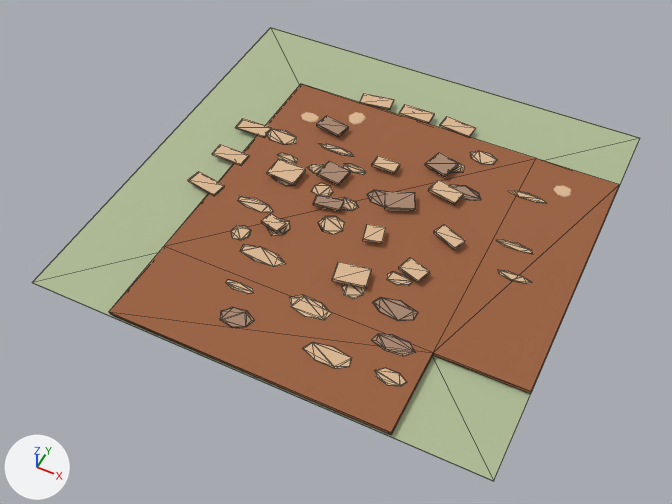
One commit to the glTF model frontend/public/assets/buildings/roads/ground_road/ground_road_corner_es_ruined.glb: the scene before it, then after it.
The view is the same before and after, from a camera (50 mm lens) standing at (2.18, -4.75, 5.28) and looking at (-0.02, -0.35, -0.22). Lighting does not change. The marker at lower left points along +X, +Y and +Z. The picture after the commit comes second. Mesh edges are drawn as thin lines on the coarser meshes. Where no turn or scale is listed for an object, it has been applied to the vertices. Vertices at exactly the same position are counted once.

The first picture shows 'SM_broken_surface.172', 'SM_compacted_clay.1003', 'SM_compacted_clay.975', 'SM_compacted_clay.996', 'SM_road_connected_surface.035', 'SM_road_grass_tile.035' and 47 more.
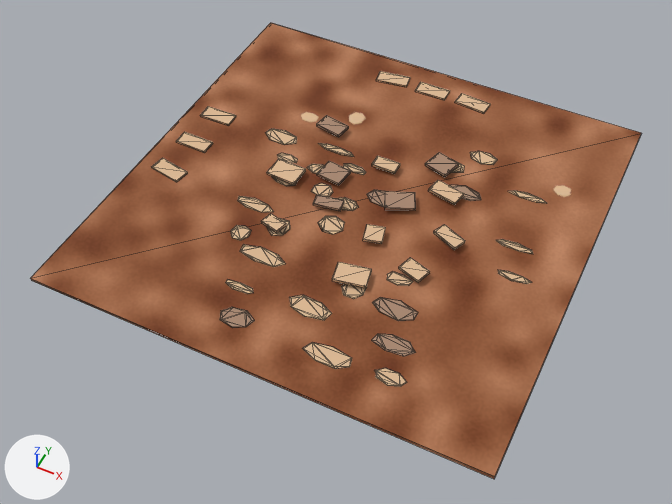
What differs and where, as boxes [x1, y1, x2, y2] in the pictures (672 x 504 px):
'SM_road_connected_surface.035', surface changed, reshaped (19% wider, 30% taller)
    before: [109, 84, 620, 435]
    after: [31, 23, 641, 479]
'SM_road_grass_tile.035', deleted
    before: [32, 27, 640, 481]

The change, as a list of edits to the scene's bpy script:
```text
Change mat_mat_ground_road_surface:
    remove n3 = _N.new('ShaderNodeUVMap'); n3.name = 'UV Map'
    remove n3.uv_map = 'UVMap.-01'
    where n2 = _N.new('ShaderNodeTexImage'); n2.name = 'Image Texture'
    remove _L.new(n3.outputs[0], n2.inputs[0])  # 'UV' to 'Vector'
Change me_sm_road_connected_surface_035:
    used by ob_sm_road_connected_surface_035; location = (0.0, 0.0, 0.0)
    remove me_sm_road_connected_surface_035.from_pydata(...)  # 16 vertices, 28 faces; spans x -1.1..1.8, y -1.8..1.1, z 0.03..0.05
    add me_sm_road_connected_surface_035.from_pydata(...)  # 8 vertices, 12 faces; spans x -1.8..1.8, y -1.8..1.8, z 0.03..0.05
    me_sm_road_connected_surface_035 part 1: the whole mesh is rebuilt
Remove ob_sm_road_grass_tile_035:
    ob_sm_road_grass_tile_035 = bpy.data.objects.new('SM_road_grass_tile.035', me_cube_524)
    ob_sm_road_grass_tile_035.location = (0.0, 0.0, 0.002)
```
